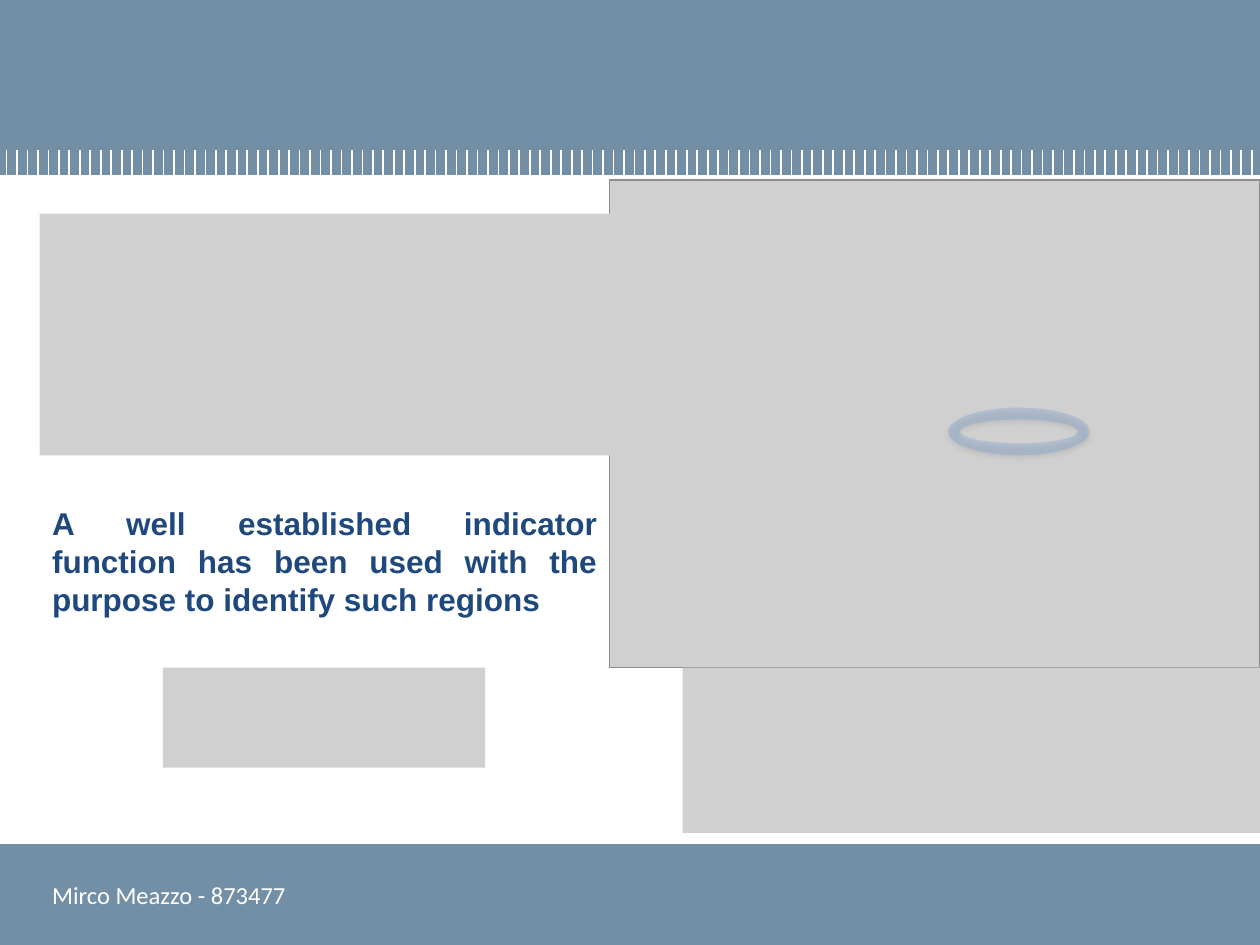
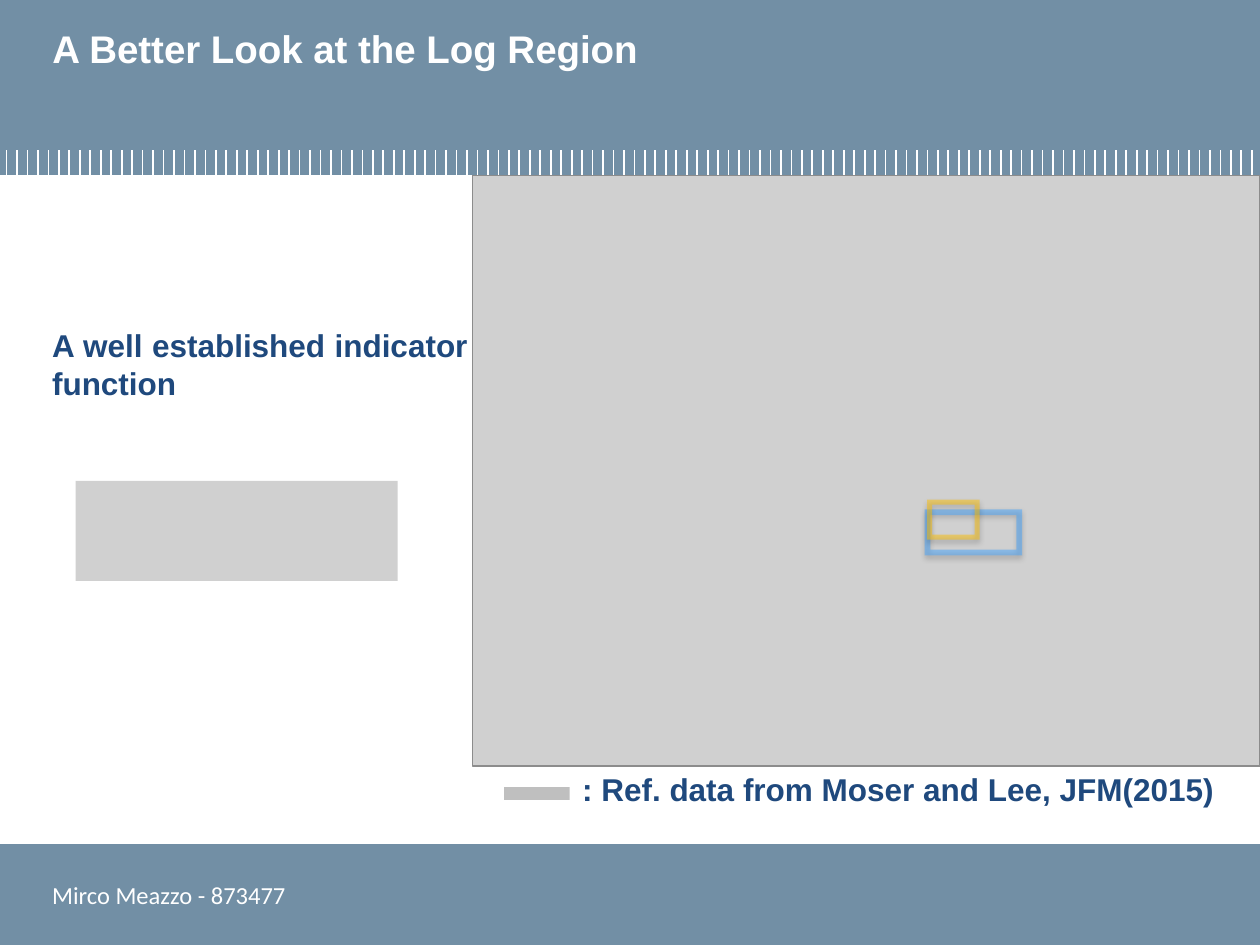
Before and after one commit to mircuz/channel_report, a slide deck: slide 12 of presentazione_meazzo.pptx. Drawn at 1260x945 pixels with LibreOffice and Linux fonts; fonts in the diff are those of the drawing; grey boxes stand for pictures; background and template pictures are left out. Boxes give left, top, right and bottom in pixels: in the first picture for what was removed or moved away, otherwise in the second. Text is boxed around its words. In the diff, an @@ line names an element or a change of style, - is before the commit and + after.

```diff
--- a/presentazione_meazzo.pptx
+++ b/presentazione_meazzo.pptx
@@ title added at box(52, 35, 637, 71), 22 pt, text #FFFFFF, bold @@
+A Better Look at the Log Region
@@ picture: place and size @@
-picture at box(610, 180, 1260, 668)
+picture at box(472, 176, 1260, 767)
@@ picture removed at box(40, 214, 636, 456) @@
@@ text at box(52, 334, 468, 396): text changed @@
-A well established indicator function has been used with the purpose to identify such regions
+A well established indicator function
@@ donut removed at box(949, 408, 1090, 456) @@
@@ picture added at box(76, 481, 398, 581) @@
@@ frame added at box(925, 509, 1022, 556), fill #40A3FF at 48% opacity @@
@@ frame added at box(927, 500, 980, 541), fill #FFC000 at 48% opacity @@
@@ picture removed at box(163, 668, 485, 767) @@
@@ picture removed at box(683, 668, 1260, 833) @@
@@ text added at box(601, 778, 1214, 807), 18 pt, text #1F497D, bold @@
+: Ref. data from Moser and Lee, JFM(2015)
@@ rectangle added at box(504, 788, 570, 800), fill #BFBFBF @@
```
Also in this commit, not shown: 10 other slides changed.
